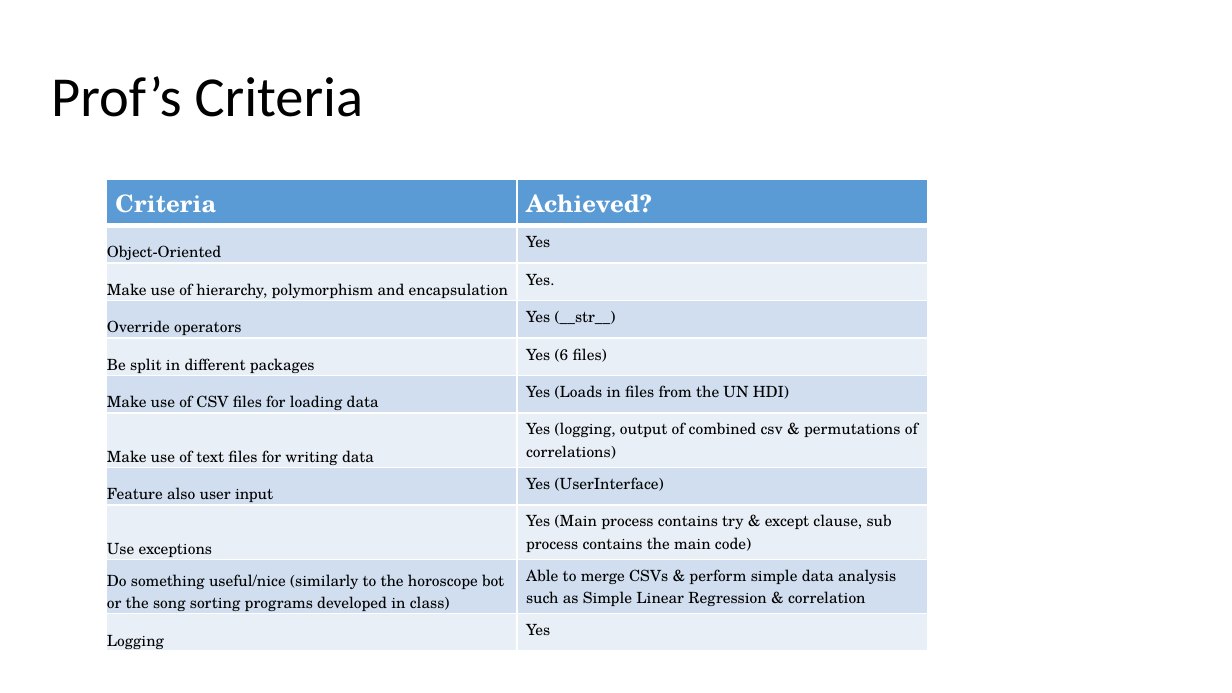
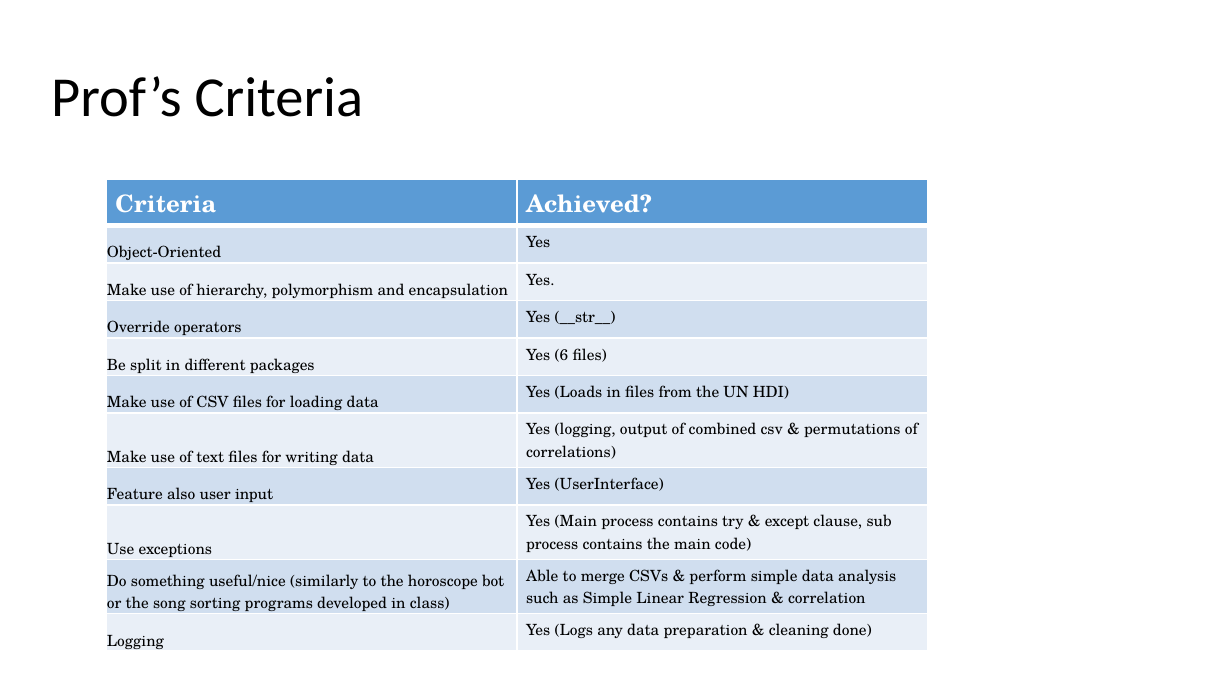
Before and after one commit to jdwang94/final_project, a slide deck: slide 6 of FinalProject/Slides/adv_prog_final.pptx. Drawn at 1232x693 pixels with LibreOffice and Linux fonts; fonts in the diff are those of the drawing. Boxes give left, top, right and bottom in pixels: in the first picture for what was removed or moved away, otherwise in the second. Text is boxed around its words. In the diff, an @@ line names an element or a change of style, - is before the commit and + after.

Commit message:
added slides

```diff
--- a/FinalProject/Slides/adv_prog_final.pptx
+++ b/FinalProject/Slides/adv_prog_final.pptx
@@ table at (106,180,926,653) @@
-row 11, column 2: Yes
+row 11, column 2: Yes (Logs any data preparation & cleaning done)
```
